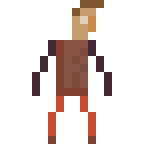
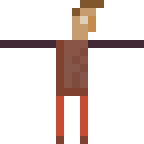
Two versions of the same layered image (144 × 144). Layer-by-layer changes:
painted on "Front Arm" over (88, 40, 144, 96)
painted on "Front Leg" over (80, 112, 96, 144)
painted on "Back Leg" over (32, 40, 64, 144)
showed "Back Arm", painted on it over (0, 40, 48, 48)
